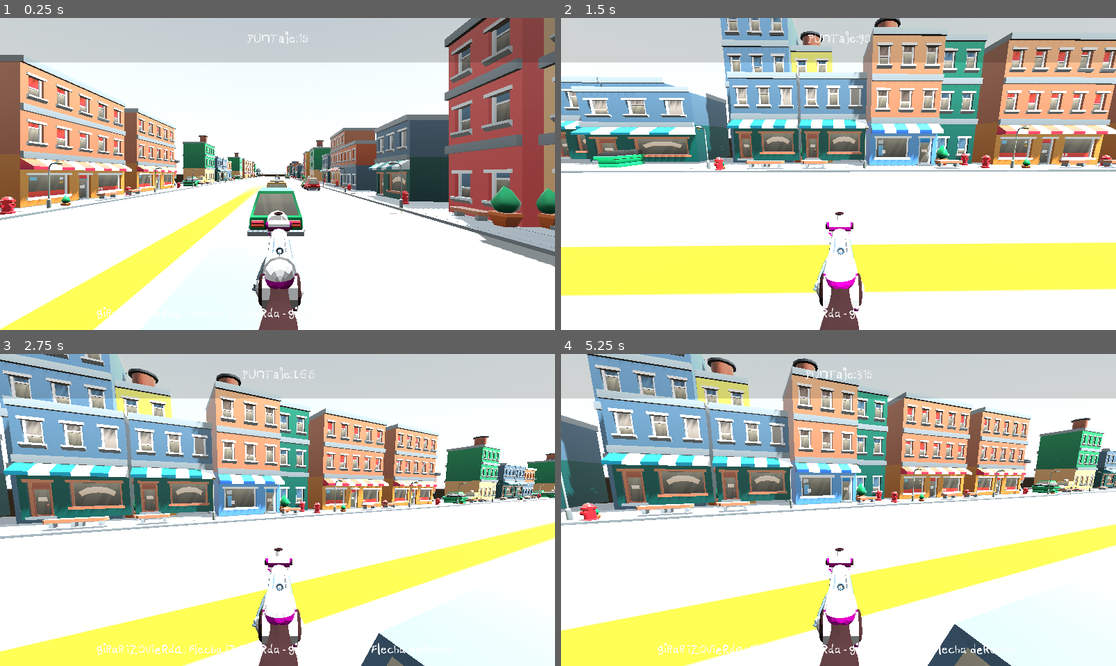
Above: before the commit, frames 1-4 (two rows, left to right).
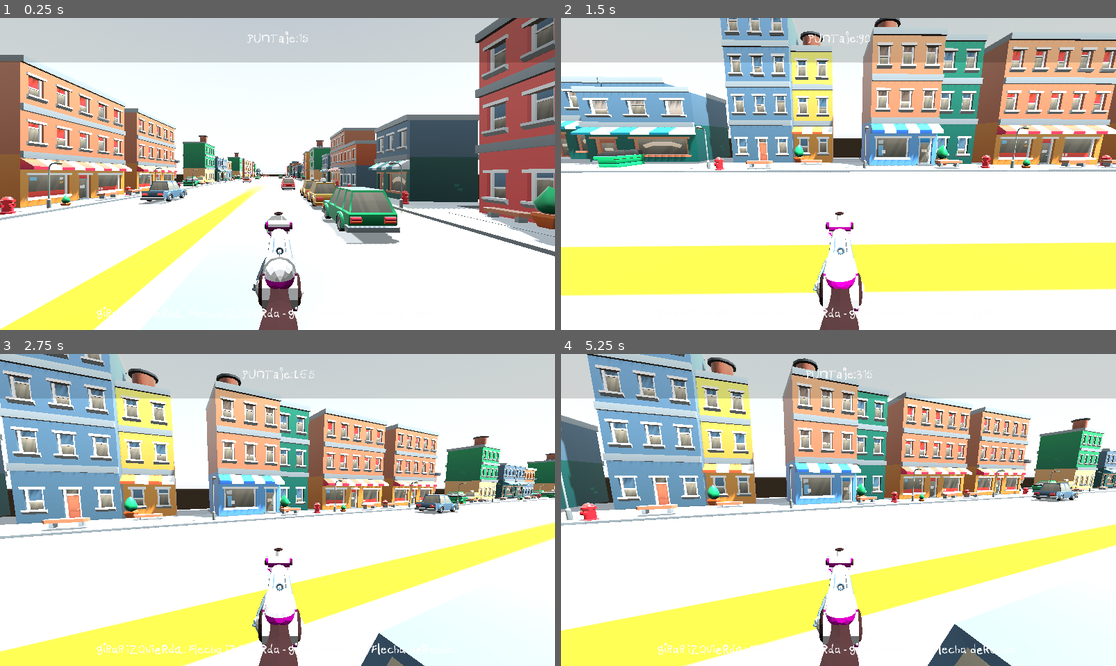
Above: after the commit, the same moments.

Repository: franciscoenriq/Panhales-en-Fuga
Game: Godot game, scene res://scenes/Volante/new_volante.tscn
Two runs of this game, one before a commit and one after it. Both use one fixed random seed, a clock stepped at 60 frames per second and the inputs below. This scene is started directly instead of the project's main scene. A sky picture missing from this copy of the repository is replaced by a grey-blue gradient.
Inputs (mouse positions are in pixels of both pictures, inside the frame that each line leads up to):
- Up to frame 1 (0.25 s): no input
- Up to frame 2 (1.5 s): move the mouse to (960, 158) at 0.52 s; press the mouse at (960, 158) at 0.53 s; hold L (p_right) 0.53-1.28 s; tap M (p_jump) at 0.77 s; move the mouse to (810, 174) at 1.27 s; release the mouse at (810, 174) at 1.28 s; hold W (forward) from 1.28 s (still down); tap X (clutch) at 1.35 s
- Up to frame 3 (2.75 s): keep holding W (forward); tap M (p_jump) at 1.52 s; click (249, 510) at 1.55 s; tap Enter at 2 s; move the mouse to (288, 503) at 2.02 s; hold A (gas) from 2.03 s (still down); click (288, 503) at 2.3 s
- Up to frame 4 (5.25 s): keep holding W (forward); move the mouse to (832, 516) at 2.77 s; release A (gas) at 2.78 s; click (832, 516) at 2.85 s; tap M (p_jump) at 3.02, 3.77, 4.52 s; move the mouse to (877, 513) at 3.52 s; hold F (test) 3.53-4.28 s; click (877, 513) at 3.8 s; move the mouse to (794, 506) at 4.27 s; click (794, 506) at 4.35 s; move the mouse to (844, 510) at 5.02 s; hold X (clutch) from 5.03 s (still down)

The runs differ from the first frame. In frame 1, 14% of the frame differs, in the area x 24-100%, y 0-80%; in frame 2, 6.6%; in frame 3, 12%; in frame 4, 11%.

Commit message:
autos se mueven xd

Diff:
--- a/scenes/Volante/new_volante.tscn
+++ b/scenes/Volante/new_volante.tscn
@@ -1,9 +1,8 @@
-[gd_scene load_steps=15 format=3 uid="uid://bv5x47g72yeou"]
+[gd_scene load_steps=14 format=3 uid="uid://bv5x47g72yeou"]
 
 [ext_resource type="Texture2D" uid="uid://clnq68ag802k4" path="res://Assets/KayKit_City_Builder_Bits_1.0_FREE/BlueSkySkybox.png" id="1_vo1pk"]
-[ext_resource type="PackedScene" uid="uid://fk4aefrfp3pv" path="res://scripts/terraincontroller.tscn" id="3_5y2k5"]
+[ext_resource type="PackedScene" uid="uid://fk4aefrfp3pv" path="res://scripts/TerrainController.tscn" id="3_5y2k5"]
 [ext_resource type="PackedScene" uid="uid://b03fwjrmf1jpd" path="res://scenes/Volante/messageBar.tscn" id="4_i5ci0"]
-[ext_resource type="PackedScene" uid="uid://ggu1ki64l4vq" path="res://terrain_blocks/terrain_0.tscn" id="5_s4a7t"]
 [ext_resource type="Script" path="res://scripts/car_generator.gd" id="6_a7of1"]
 [ext_resource type="Script" path="res://scenes/Volante/car.gd" id="6_n3ylf"]
 [ext_resource type="PackedScene" uid="uid://btg4amtrf8vwh" path="res://Assets/KayKit_City_Builder_Bits_1.0_FREE/Assets/gltf/car_sedan.gltf" id="6_vycrg"]
@@ -52,8 +51,6 @@
 
 [node name="messageBar" parent="." instance=ExtResource("4_i5ci0")]
 
-[node name="Terrain_1" parent="." instance=ExtResource("5_s4a7t")]
-
 [node name="PI1" type="Node3D" parent="."]
 transform = Transform3D(1, 0, 0, 0, 1, 0, 0, 0, 1, 7.46441, 0, 0)
 script = ExtResource("6_a7of1")
@@ -65,14 +62,14 @@
 pista_id = 2
 
 [node name="PD1" type="Node3D" parent="."]
-transform = Transform3D(-1, 0, 8.74228e-08, 0, 1, 0, -8.74228e-08, 0, -1, -6.82236, 0, 0)
+transform = Transform3D(1, 0, 0, 0, 1, 0, 0, 0, 1, -6.82236, 0, 0)
 script = ExtResource("6_a7of1")
-pista_id = -1
+pista_id = 3
 
 [node name="PD2" type="Node3D" parent="."]
-transform = Transform3D(-1, 0, -8.74228e-08, 0, 1, 0, 8.74228e-08, 0, -1, -2.99774, 0, 0)
+transform = Transform3D(1, 0, 0, 0, 1, 0, 0, 0, 1, -2.99774, 0, 0)
 script = ExtResource("6_a7of1")
-pista_id = -2
+pista_id = 4
 
 [node name="car2" type="CharacterBody3D" parent="."]
 transform = Transform3D(1, 0, 0, 0, 1, 0, 0, 0, 1, 3.05731, 0, 0)
--- a/scripts/car_npc.gd
+++ b/scripts/car_npc.gd
@@ -34,7 +34,7 @@
 
 
 # Called every frame. 'delta' is the elapsed time since the previous frame.
-func _physics_process(delta):
+func _process(delta):
 	var npc_speed
 	var objetivo
 	var new_position
@@ -63,7 +63,8 @@
 	if not isPolice : #Si no es policia, se mueve de forma normal
 		if pista_id>0: #mismo sentido
 			#velocidad relativa
-			npc_speed= randf_range(-0.5, 1.5) * average_speed * 5 -GameController.car_speed
+			print("moviendo auto")
+			npc_speed= randf_range(0.5, 1.5) * average_speed - GameController.car_speed
 			objetivo = -Vector3(0, 0, npc_speed * delta)  #aquí puede que vaya con un menos
 
 		else:
